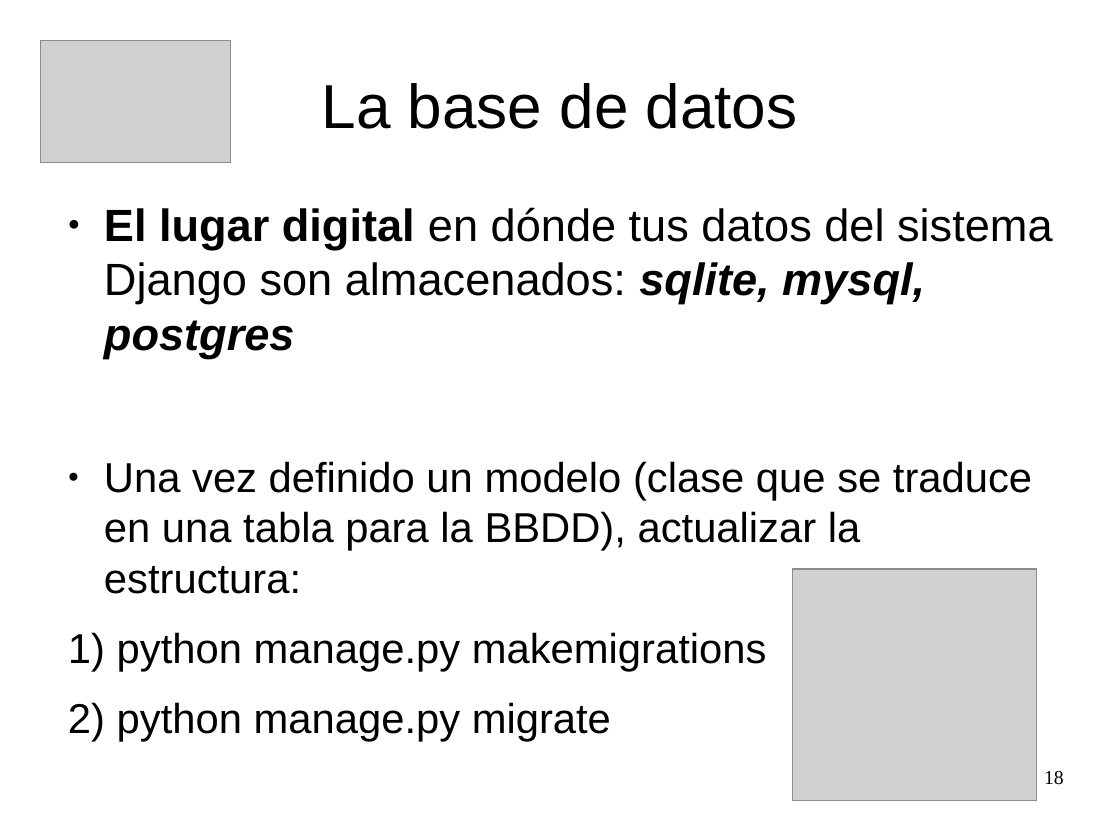
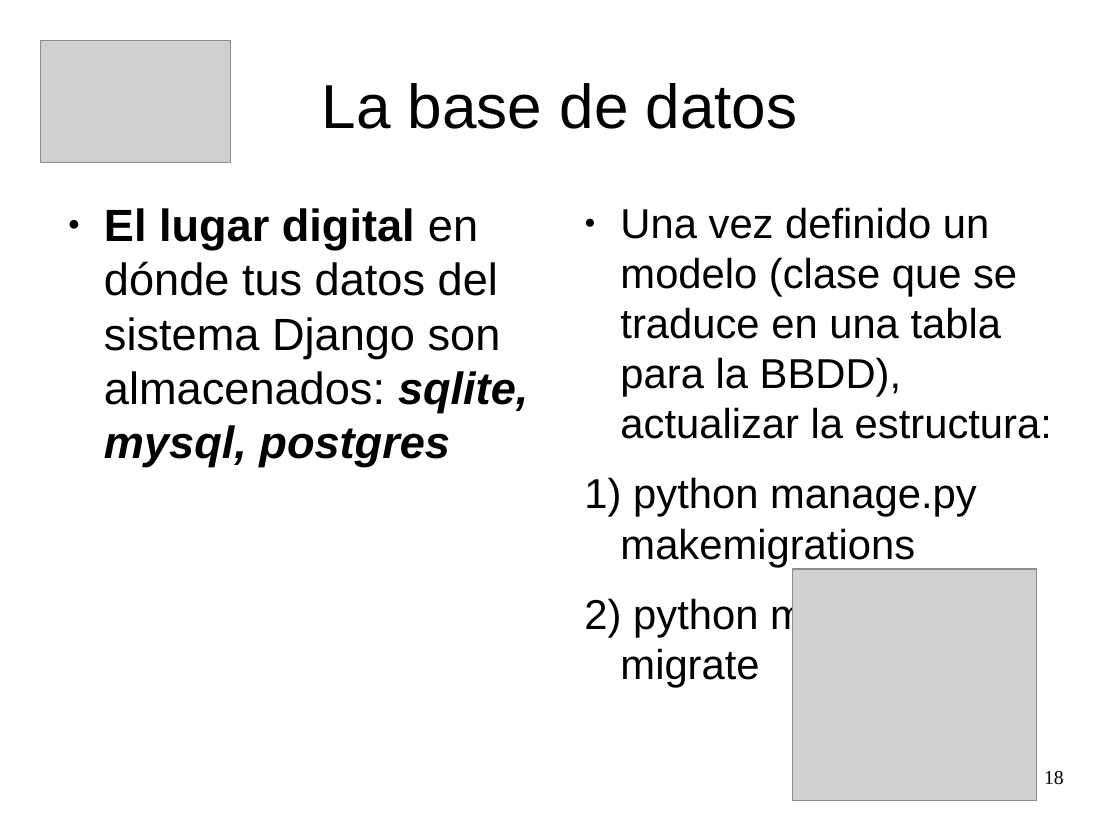
Before and after one commit to dpineiden/taller_django, a slide deck: slide 18 of presentacion_django_meetup.odp. Drawn at 1120x840 pixels with LibreOffice and Linux fonts; fonts in the diff are those of the drawing; grey boxes stand for pictures. Boxes give left, top, right and bottom in pixels: in the first picture for what was removed or moved away, otherwise in the second. Text is boxed around its words. In the diff, an @@ line names an element or a change of style, - is before the commit and + after.

```diff
--- a/presentacion_django_meetup.odp
+++ b/presentacion_django_meetup.odp
@@ text "El lugar digital en dónde ..." rewrapped from [104, 207, 1053, 358] to [104, 208, 528, 467] @@
@@ text "Una vez definido un modelo ..." rewrapped from [104, 461, 1032, 742] to [620, 207, 1052, 688] @@
```
Also in this commit, not shown: 1 other slide changed, 3 other files.
